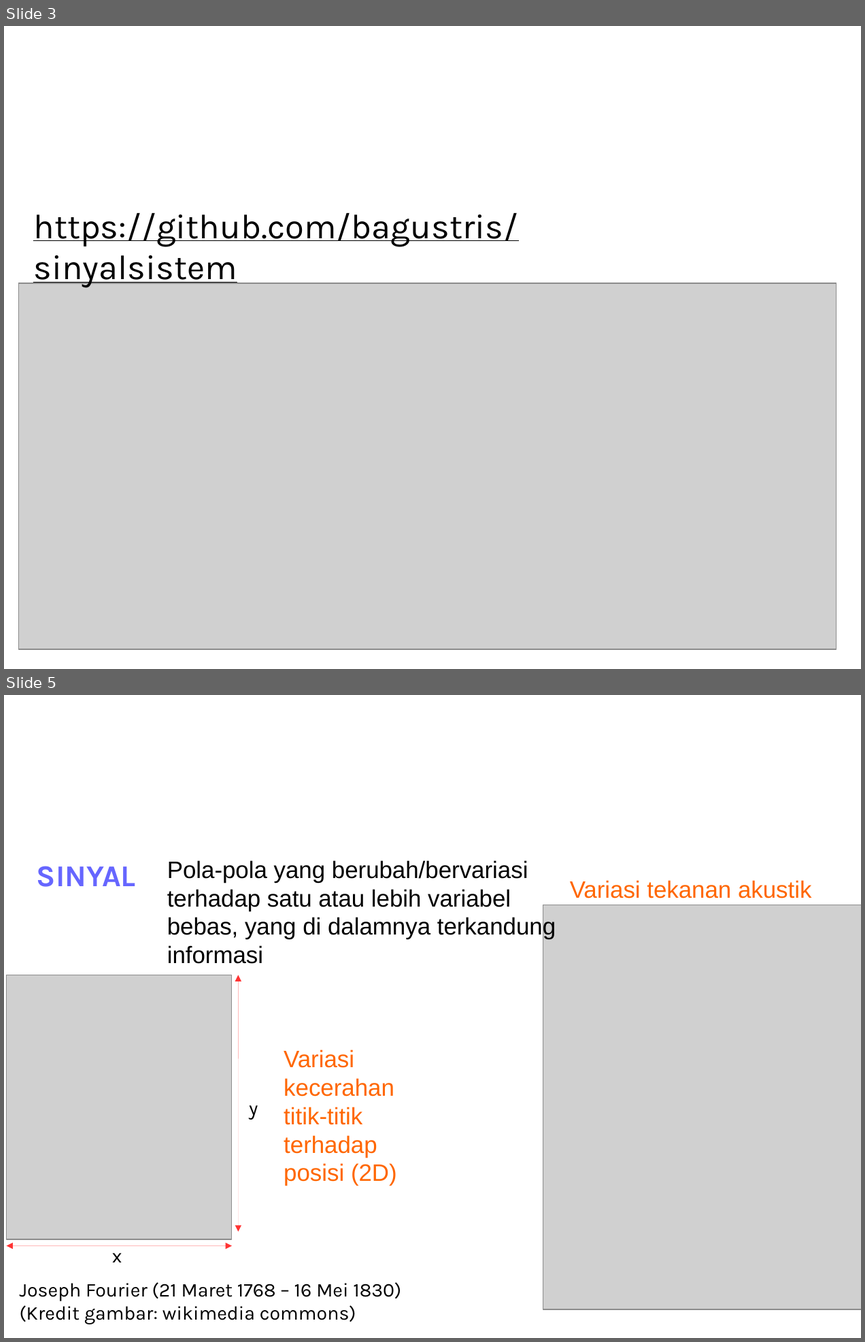
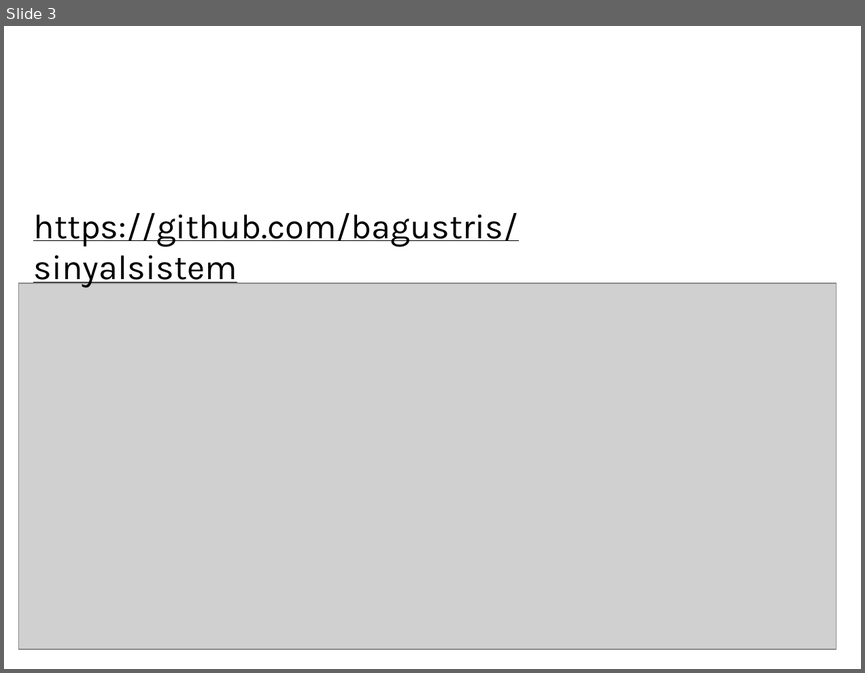
Before and after one commit to bagustris/sinyalsistem, a slide deck: slides/Lect1_SinyalSistem.odp. Shown one above the other, each under a label of ours: slides 3 and 5 before the commit, slide 3 after it; the slides between them are not shown. The pictures are 865x1342 and 865x673 pixels, drawn with LibreOffice and Linux fonts; fonts in the diff are those of the drawing; grey boxes stand for pictures; background and template pictures are left out. Boxes give left, top, right and bottom in pixels: in the first picture for what was removed or moved away, otherwise in the second. Text is boxed around its words. In the diff, an @@ line names an element or a change of style, - is before the commit and + after.

```diff
--- a/slides/Lect1_SinyalSistem.odp
+++ b/slides/Lect1_SinyalSistem.odp
@@ slide 5 removed at (4,695,861,1338), background #FFFFFF @@
@@ title removed at (47,719,644,825) @@
-Sinyal & sistem
@@ text removed at (37,866,136,887) @@
-SINYAL
@@ text removed at (167,860,555,964) @@
-Pola-pola yang berubah/bervariasi terhadap satu atau lebih variabel bebas, yang di dalamnya terkandung informasi
@@ text removed at (570,880,812,898) @@
-Variasi tekanan akustik
@@ picture removed at (544,905,861,1309) @@
@@ picture removed at (6,975,232,1239) @@
@@ double arrow removed from (238, 975) to (238, 1232) @@
@@ text removed at (283,1049,397,1185) @@
-Variasi kecerahan titik-titik terhadap posisi (2D)
@@ text removed at (249,1105,258,1119) @@
-y
@@ text removed at (112,1245,122,1262) @@
-x
@@ double arrow removed from (6, 1246) to (232, 1246) @@
@@ text removed at (20,1282,401,1324) @@
-Joseph Fourier (21 Maret 1768 – 16 Mei 1830)
-(Kredit gambar: wikimedia commons)
```
Also in this commit, not shown: 33 slides changed, 6 slides added, 6 other slides removed, 54 other files.
